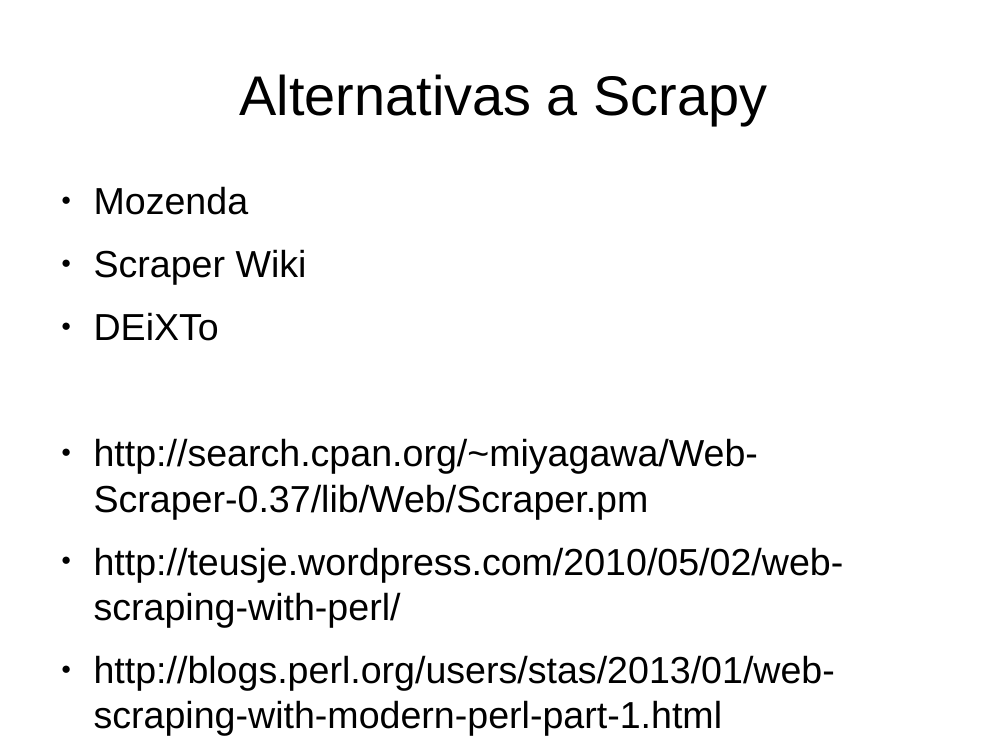
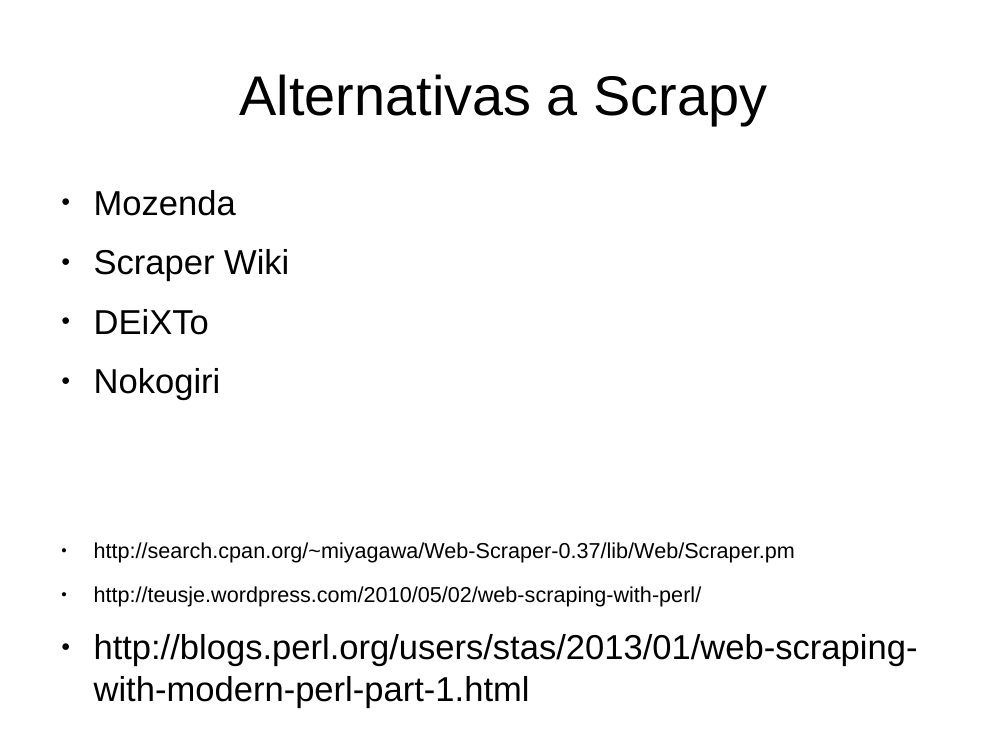
Before and after one commit to renatolrr/OpenDayOslRecycler2014, a slide deck: slide 10 of 2º_OpenDataDay_Granada_2014.odp. Drawn at 1008x756 pixels with LibreOffice and Linux fonts; fonts in the diff are those of the drawing. Boxes give left, top, right and bottom in pixels: in the first picture for what was removed or moved away, otherwise in the second. Text is boxed around its words. In the diff, an @@ line names an element or a change of style, - is before the commit and + after.

```diff
--- a/2º_OpenDataDay_Granada_2014.odp
+++ b/2º_OpenDataDay_Granada_2014.odp
@@ text at (x1=94, y1=190, x2=918, y2=708): size 29.6 to 27.2 pt in "Mozenda", "Scraper Wiki", "DEiXTo", "http://blogs.perl.org/users/stas/2013/01/web-scraping-with-m ..."; size 29.6 to 17 pt in "http://search.cpan.org/~miyagawa/Web-Scraper-0.37/lib/Web/Sc ...", "http://teusje.wordpress.com/2010/05/02/web-scraping-with-per ..." @@
@@ text at (x1=94, y1=368, x2=221, y2=400): paragraph added @@
+● Nokogiri
```
Also in this commit, not shown: 6 other slides changed.
